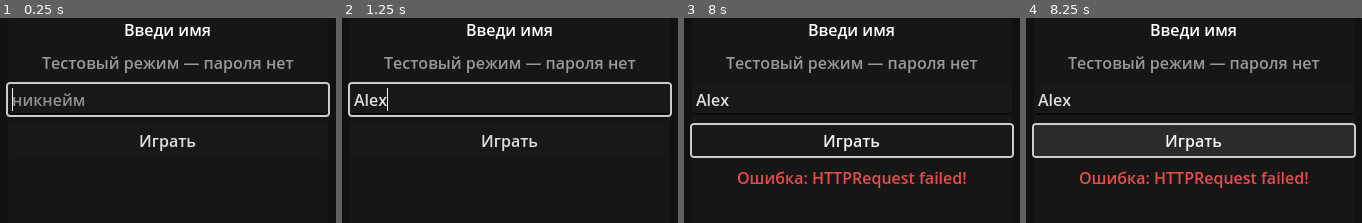
Above: before the commit, frames 1-4 (left to right).
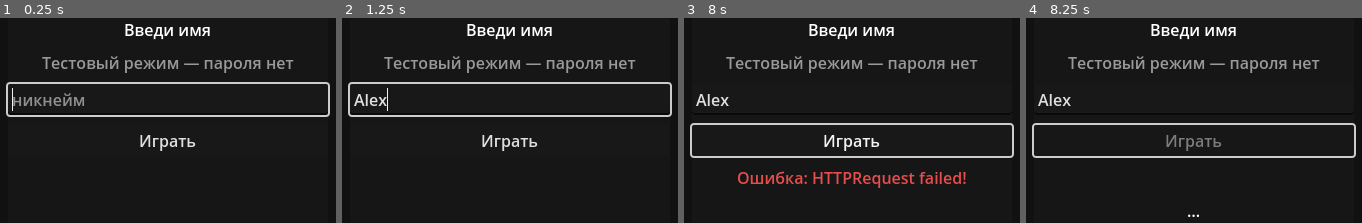
Above: after the commit, the same moments.

Repository: DmitryLL/GG
Game: Godot game, scene res://scenes/Main.tscn
The game is run twice, just before and just after one commit, with the same random seed, the same clock (stepped at 60 frames per second) and the same inputs.
Inputs (mouse positions are in pixels of both pictures, inside the frame that each line leads up to):
- Up to frame 1 (0.25 s): no input
- Up to frame 2 (1.25 s): click (510, 100) at 0.52 s; type "Alex" at 0.6 s
- Up to frame 3 (8 s): click "Играть" at 1.25 s; click "Играть" at 2 s; click "Играть" at 2.75 s; tap Enter at 3.5, 3.6, 5, 5.1, 6.5, 6.6 s; move the mouse to (outside the picture) at 3.52 s; click (outside the picture) at 3.67 s; tap Space at 4.25, 5.75, 7.25 s; move the mouse to (690, 167) at 4.27 s; tap Keypad Enter at 4.35, 5.85, 7.35 s; click (690, 167) at 4.42 s; move the mouse to (outside the picture) at 5.02 s; click (outside the picture) at 5.17 s; move the mouse to (outside the picture) at 5.77 s; click (outside the picture) at 5.92 s; move the mouse to (outside the picture) at 6.52 s; click (outside the picture) at 6.67 s; tap Escape at 7.15 s; move the mouse to (outside the picture) at 7.27 s; click (outside the picture) at 7.42 s
- Up to frame 4 (8.25 s): move the mouse to (1234, 138) at 8.02 s; tap Enter at 8.1 s; click (1234, 138) at 8.17 s

Frames 1-3 are identical in both runs. In frame 4, 2.5% of the frame differs, in the area x 16-84%, y 57-98%.

Commit message:
Окно персонажа: клик по слоту → попап выбора вещи из сумки
- Клик по слоту экипировки открывает попап со списком
  подходящих вещей из сумки и, если слот занят, кнопкой «Снять».
- Клик по вещи в списке отправляет OP_EQUIP с target=<slot>
  — можно надеть кольцо именно в ring1 или ring2.
- Сервер: OP_EQUIP принимает опциональный target и проверяет
  совместимость слота с типом предмета (ring → ring1|ring2).
- Esc закрывает сначала попап, потом окно персонажа.

Co-Authored-By: Claude Opus 4.6 (1M context) <noreply@anthropic.com>

Diff:
--- a/godot/scripts/character_window.gd
+++ b/godot/scripts/character_window.gd
@@ -4,6 +4,7 @@
 extends CanvasLayer
 
 signal unequip_requested(slot: String)
+signal equip_requested(inv_index: int, target_slot: String)
 signal closed
 
 const ITEMS_TEX := preload("res://assets/sprites/items.png")
@@ -45,6 +46,14 @@
 var stats_hp: Label
 var stats_xp: Label
 var stats_damage: Label
+
+# Попап выбора вещи для слота.
+var picker: PanelContainer
+var picker_title: Label
+var picker_list: VBoxContainer
+var picker_slot: String = ""
+var last_inv: Array = []
+var last_eq: Dictionary = {}
 
 func _ready() -> void:
 	overlay = ColorRect.new()
@@ -127,7 +136,7 @@
 		var slot_name: String = entry["slot"]
 		var btn := _make_slot_button(entry["label"], slot_name)
 		btn.position = Vector2(190 + entry["x"] - 26, 195 + entry["y"] - 26)
-		btn.pressed.connect(func(): unequip_requested.emit(slot_name))
+		btn.pressed.connect(func(): _open_picker(slot_name))
 		doll_root.add_child(btn)
 		slot_buttons[slot_name] = btn
 		_show_empty_label(btn, entry["label"])
@@ -164,6 +173,161 @@
 	stats_v.add_child(stats_xp.get_parent())
 	stats_damage = _make_stat_label("Урон", "10", Color(0.94, 0.55, 0.40))
 	stats_v.add_child(stats_damage.get_parent())
+
+	_build_picker()
+
+func _build_picker() -> void:
+	picker = PanelContainer.new()
+	picker.anchor_left = 0.5
+	picker.anchor_top = 0.5
+	picker.anchor_right = 0.5
+	picker.anchor_bottom = 0.5
+	picker.offset_left = -160
+	picker.offset_top = -180
+	picker.offset_right = 160
+	picker.offset_bottom = 180
+	var sb := StyleBoxFlat.new()
+	sb.bg_color = Color(0.10, 0.09, 0.08, 1.0)
+	sb.border_color = Color(0.65, 0.50, 0.20, 1.0)
+	sb.set_border_width_all(2)
+	sb.set_corner_radius_all(8)
+	sb.set_content_margin_all(12)
+	picker.add_theme_stylebox_override("panel", sb)
+	picker.visible = false
+	overlay.add_child(picker)
+
+	var v := VBoxContainer.new()
+	v.add_theme_constant_override("separation", 8)
+	picker.add_child(v)
+
+	var top := HBoxContainer.new()
+	v.add_child(top)
+	picker_title = Label.new()
+	picker_title.add_theme_font_size_override("font_size", 16)
+	picker_title.add_theme_color_override("font_color", Color(0.95, 0.85, 0.55, 1))
+	picker_title.size_flags_horizontal = Control.SIZE_EXPAND_FILL
+	top.add_child(picker_title)
+	var close_btn := Button.new()
+	close_btn.text = "×"
+	close_btn.custom_minimum_size = Vector2(28, 26)
+	close_btn.pressed.connect(_close_picker)
+	top.add_child(close_btn)
+
+	v.add_child(HSeparator.new())
+
+	var scroll := ScrollContainer.new()
+	scroll.horizontal_scroll_mode = ScrollContainer.SCROLL_MODE_DISABLED
+	scroll.size_flags_vertical = Control.SIZE_EXPAND_FILL
+	v.add_child(scroll)
+	picker_list = VBoxContainer.new()
+	picker_list.add_theme_constant_override("separation", 4)
+	picker_list.size_flags_horizontal = Control.SIZE_EXPAND_FILL
+	scroll.add_child(picker_list)
+
+func _open_picker(slot: String) -> void:
+	picker_slot = slot
+	picker_title.text = _slot_title(slot)
+	_render_picker()
+	picker.visible = true
+
+func _close_picker() -> void:
+	picker.visible = false
+	picker_slot = ""
+
+func _slot_title(slot: String) -> String:
+	for entry in SLOT_LAYOUT:
+		if entry["slot"] == slot:
+			return String(entry["label"])
+	return slot
+
+func _item_fits_slot(item_id: String, slot: String) -> bool:
+	var def: Dictionary = Items.def(item_id)
+	var s := String(def.get("slot", ""))
+	if s == "":
+		return false
+	if s == slot:
+		return true
+	if s == "ring" and (slot == "ring1" or slot == "ring2"):
+		return true
+	return false
+
+func _render_picker() -> void:
+	for c in picker_list.get_children():
+		c.queue_free()
+	var equipped_id := String(last_eq.get(picker_slot, ""))
+	if equipped_id != "":
+		var def_eq: Dictionary = Items.def(equipped_id)
+		var nm := String(def_eq.get("name", equipped_id))
+		var unbtn := Button.new()
+		unbtn.text = "Снять: " + nm
+		unbtn.custom_minimum_size = Vector2(0, 32)
+		var slot_copy := picker_slot
+		unbtn.pressed.connect(func():
+			unequip_requested.emit(slot_copy)
+			_close_picker())
+		picker_list.add_child(unbtn)
+		picker_list.add_child(HSeparator.new())
+
+	var any := false
+	for i in range(last_inv.size()):
+		var entry: Dictionary = last_inv[i]
+		var item_id := String(entry.get("itemId", ""))
+		if not _item_fits_slot(item_id, picker_slot):
+			continue
+		any = true
+		var idx := i
+		var slot_copy2 := picker_slot
+		var row := _make_picker_row(item_id, int(entry.get("qty", 1)), func():
+			equip_requested.emit(idx, slot_copy2)
+			_close_picker())
+		picker_list.add_child(row)
+
+	if not any:
+		var msg := Label.new()
+		msg.text = "В сумке нет подходящих вещей"
+		msg.add_theme_color_override("font_color", Color(0.55, 0.50, 0.42, 1))
+		msg.horizontal_alignment = HORIZONTAL_ALIGNMENT_CENTER
+		picker_list.add_child(msg)
+
+func _make_picker_row(item_id: String, qty: int, on_take: Callable) -> Control:
+	var btn := Button.new()
+	btn.custom_minimum_size = Vector2(0, 36)
+	btn.pressed.connect(on_take)
+
+	var hb := HBoxContainer.new()
+	hb.anchor_right = 1.0
+	hb.anchor_bottom = 1.0
+	hb.offset_left = 6
+	hb.offset_top = 4
+	hb.offset_right = -8
+	hb.offset_bottom = -4
+	hb.add_theme_constant_override("separation", 8)
+	hb.mouse_filter = Control.MOUSE_FILTER_IGNORE
+	btn.add_child(hb)
+
+	var def: Dictionary = Items.def(item_id)
+	var icon := TextureRect.new()
+	var at := AtlasTexture.new()
+	at.atlas = ITEMS_TEX
+	at.region = Rect2(int(def.get("icon", 0)) * 16, 0, 16, 16)
+	icon.texture = at
+	icon.custom_minimum_size = Vector2(22, 22)
+	icon.texture_filter = CanvasItem.TEXTURE_FILTER_NEAREST
+	icon.stretch_mode = TextureRect.STRETCH_KEEP_ASPECT_CENTERED
+	hb.add_child(icon)
+
+	var name_lbl := Label.new()
+	var nm := String(def.get("name", item_id))
+	name_lbl.text = nm + ("" if qty <= 1 else "  ×%d" % qty)
+	name_lbl.size_flags_horizontal = Control.SIZE_EXPAND_FILL
+	name_lbl.add_theme_color_override("font_color", Color(0.92, 0.92, 0.88, 1))
+	hb.add_child(name_lbl)
+
+	var hint := Label.new()
+	hint.text = "Надеть"
+	hint.add_theme_color_override("font_color", Color(0.85, 0.75, 0.45, 1))
+	hb.add_child(hint)
+	return btn
 
 func _make_stat_label(title: String, val: String, val_color: Color) -> Label:
 	# Возвращает значение-лейбл; row уже добавлен в Vbox через get_parent().
@@ -249,7 +413,18 @@
 
 func close() -> void:
 	overlay.visible = false
+	_close_picker()
 	closed.emit()
+
+func _input(event: InputEvent) -> void:
+	if not overlay.visible:
+		return
+	if event is InputEventKey and event.pressed and event.keycode == KEY_ESCAPE:
+		if picker.visible:
+			_close_picker()
+		else:
+			close()
+		get_viewport().set_input_as_handled()
 
 func is_open() -> bool:
 	return overlay.visible
@@ -258,6 +433,8 @@
 	if not overlay.visible:
 		return
 	var eq: Dictionary = me.get("eq", {})
+	last_eq = eq
+	last_inv = me.get("inv", [])
 	for entry in SLOT_LAYOUT:
 		var slot: String = entry["slot"]
 		_set_slot_icon(slot_buttons[slot], String(eq.get(slot, "")), entry["label"])
@@ -265,3 +442,5 @@
 	stats_hp.text = "%d / %d" % [int(me.get("hp", 0)), int(me.get("hpMax", 100))]
 	stats_xp.text = "%d / %d" % [int(me.get("xp", 0)), int(me.get("xpNeed", 50))]
 	stats_damage.text = "%d" % int(me.get("damage", 10))
+	if picker and picker.visible:
+		_render_picker()
--- a/godot/scripts/game.gd
+++ b/godot/scripts/game.gd
@@ -123,6 +123,7 @@
 	add_child(character_win)
 	character_win.set_doll(PLAYER_SCRIPT.variant_from(Session.auth.user_id))
 	character_win.unequip_requested.connect(_on_unequip)
+	character_win.equip_requested.connect(_on_equip_to_slot)
 	hud.character_button_pressed.connect(_on_character_button)
 
 	bag_win = BAG_SCRIPT.new()
@@ -400,6 +401,13 @@
 		return
 	Session.socket.send_match_state_async(match_id, OP_UNEQUIP, JSON.stringify({"slot": slot}))
 
+func _on_equip_to_slot(inv_index: int, target_slot: String) -> void:
+	if match_id == "":
+		return
+	Session.socket.send_match_state_async(match_id, OP_EQUIP, JSON.stringify({
+		"slot": inv_index, "target": target_slot,
+	}))
+
 func _on_buy(npc_id: String, item_id: String) -> void:
 	if match_id == "":
 		return
Not shown, changed: nakama-server/src/main.ts
